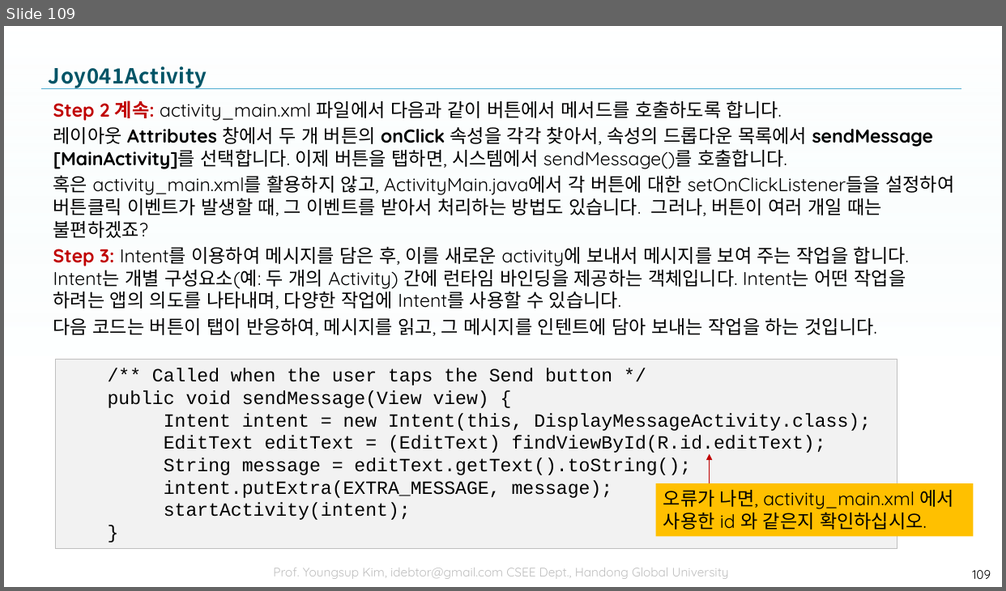
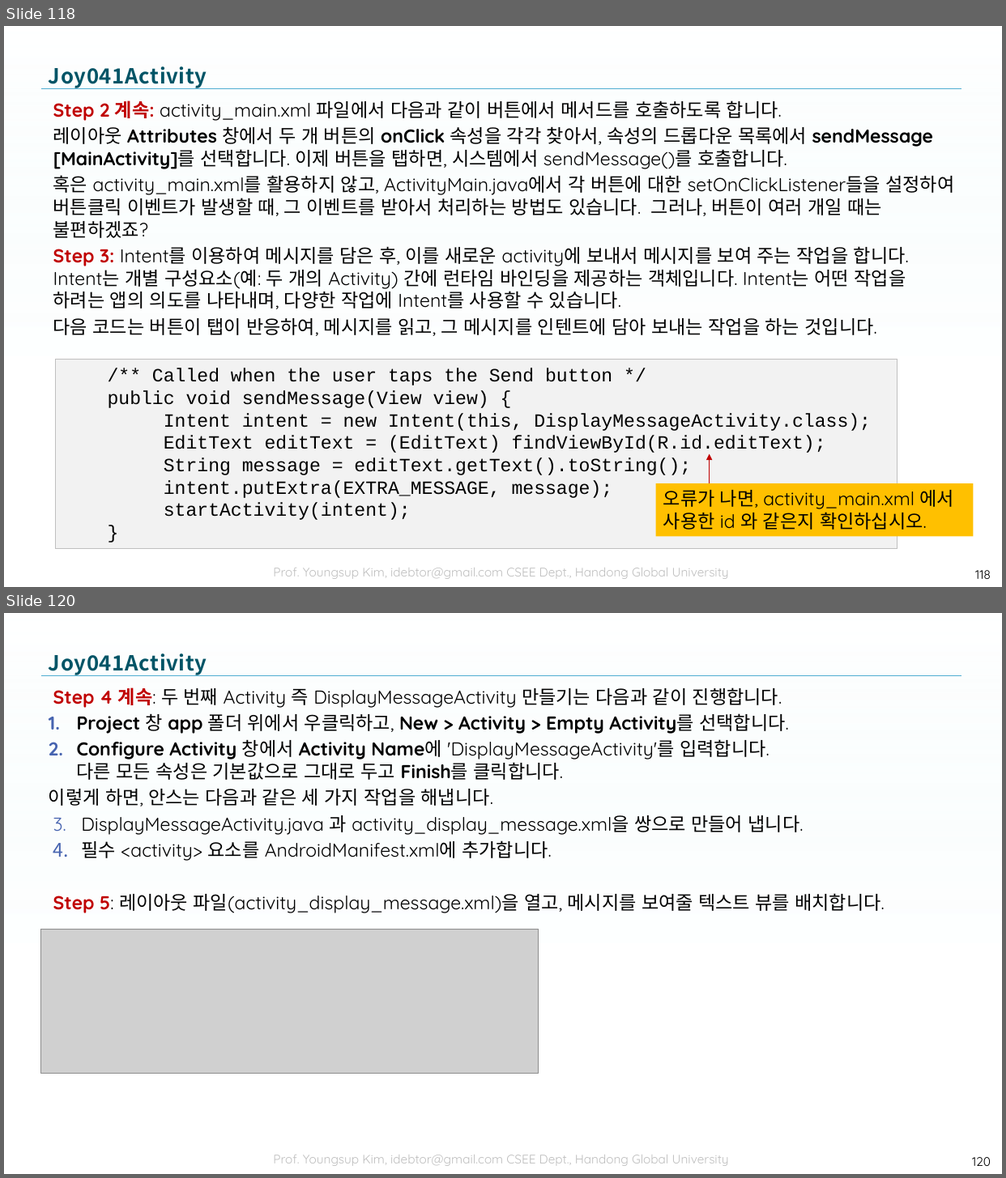
Before and after one commit to tae7841/HuStarAS, a slide deck: ppts/04Activity.pptx. Shown one above the other, each under a label of ours: slide 109 before the commit, slides 118 and 120 after it; the slides between them are not shown. The pictures are 1006x591 and 1006x1178 pixels, drawn with LibreOffice and Linux fonts; fonts in the diff are those of the drawing; grey boxes stand for pictures; background and template pictures are left out. Boxes give left, top, right and bottom in pixels: in the first picture for what was removed or moved away, otherwise in the second. Text is boxed around its words. In the diff, an @@ line names an element or a change of style, - is before the commit and + after.

```diff
--- a/ppts/04Activity.pptx
+++ b/ppts/04Activity.pptx
@@ slide 120 added at (4, 613, 1002, 1174), background picture (left out); not listed: 3 template elements that a slide beside it also shows @@
@@ title added at (49, 653, 207, 676), 20 pt, text gradient #005466 to #005061 to #003E4B, bold @@
+Joy041Activity
@@ text added at (49, 688, 884, 914), 18 pt, text #000000 @@
+Step 4 계속: 두 번째 Activity 즉 DisplayMessageActivity 만들기는 다음과 같이 진행합니다.
+1. Project 창 app 폴더 위에서 우클릭하고, New > Activity > Empty Activity를 선택합니다.
+2. Configure Activity 창에서 Activity Name에 'DisplayMessageActivity'를 입력합니다.
+   다른 모든 속성은 기본값으로 그대로 두고 Finish를 클릭합니다.
+이렇게 하면, 안스는 다음과 같은 세 가지 작업을 해냅니다.
+1. DisplayMessageActivity.java 과 activity_display_message.xml을 쌍으로 만들어 냅니다.
+2. 필수 <activity> 요소를 AndroidManifest.xml에 추가합니다.
+Step 5: 레이아웃 파일(activity_display_message.xml)을 열고, 메시지를 보여줄 텍스트 뷰를 배치합니다.
@@ picture added at (41, 929, 539, 1073) @@
@@ page number added at (972, 1157, 991, 1166), 12 pt, text #000000 @@
+120
@@ what was slide 109 is now slide 118 @@
@@ page number at (975, 570, 991, 579): text changed @@
-109
+118
```
Also in this commit, not shown: 8 other slides added.
